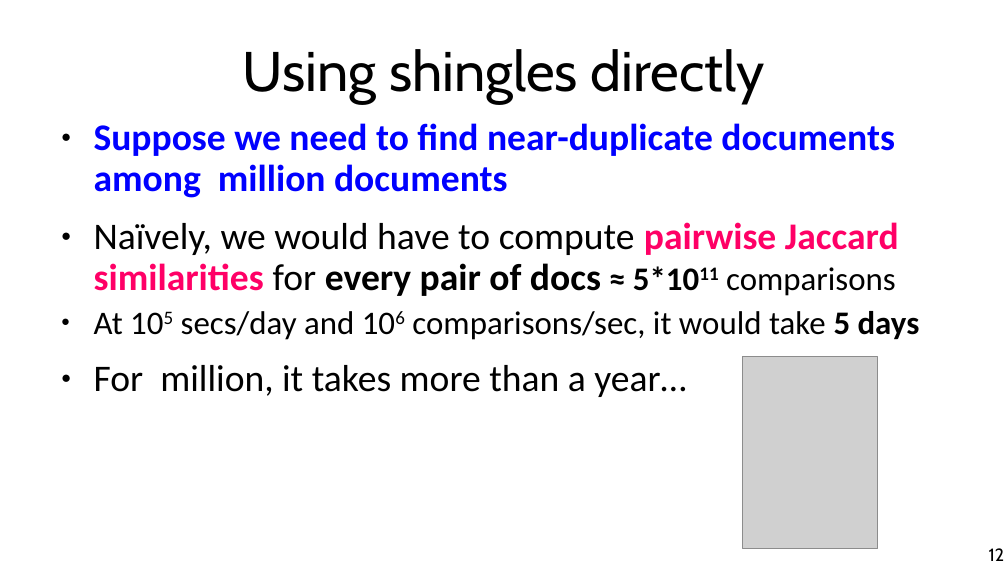
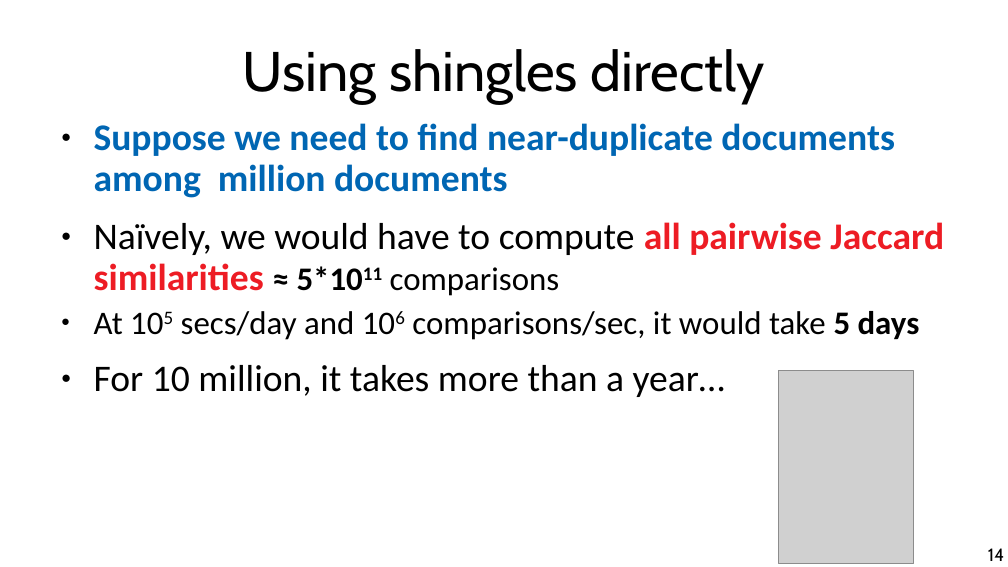
Before and after one commit to marco-calautti/data-mining-course, a slide deck: slide 14 of theory/tt04_fast_near_neighbor.odp (slide 12 before the commit). Drawn at 1008x567 pixels with LibreOffice and Linux fonts; fonts in the diff are those of the drawing; grey boxes stand for pictures. Boxes give left, top, right and bottom in pixels: in the first picture for what was removed or moved away, otherwise in the second. Text is boxed around its words. In the diff, an @@ line names an element or a change of style, - is before the commit and + after.

Commit message:
Near-duplicate detection

```diff
--- a/theory/tt04_fast_near_neighbor.odp
+++ b/theory/tt04_fast_near_neighbor.odp
@@ text at bbox=[94, 123, 895, 198]: text colour #0000FF to #0066B3 in "Suppose we need to find near-duplicate documents ..." @@
@@ text at bbox=[94, 222, 944, 296]: text changed; bold off @@
-● Naïvely, we would have to compute pairwise Jaccard similarities for every pair of docs ≈ 5*1011 comparisons
+● Naïvely, we would have to compute all pairwise Jaccard similarities ≈ 5*1011 comparisons
@@ text at bbox=[94, 365, 725, 397]: text changed @@
-● For million, it takes more than a year…
+● For 10 million, it takes more than a year…
@@ picture: place and size @@
-picture at bbox=[744, 357, 878, 549]
+picture at bbox=[779, 371, 914, 563]
@@ page number at bbox=[988, 548, 1004, 561]: text changed @@
-12
+14
```
Also in this commit, not shown: 26 other slides changed, 6 slides added, 1 other file.
